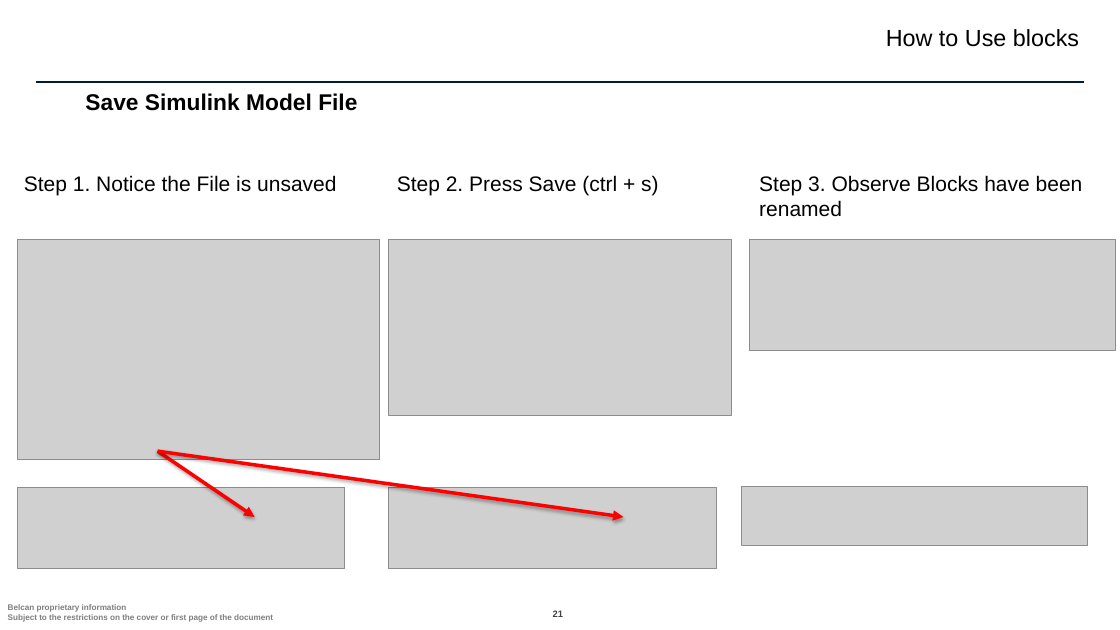
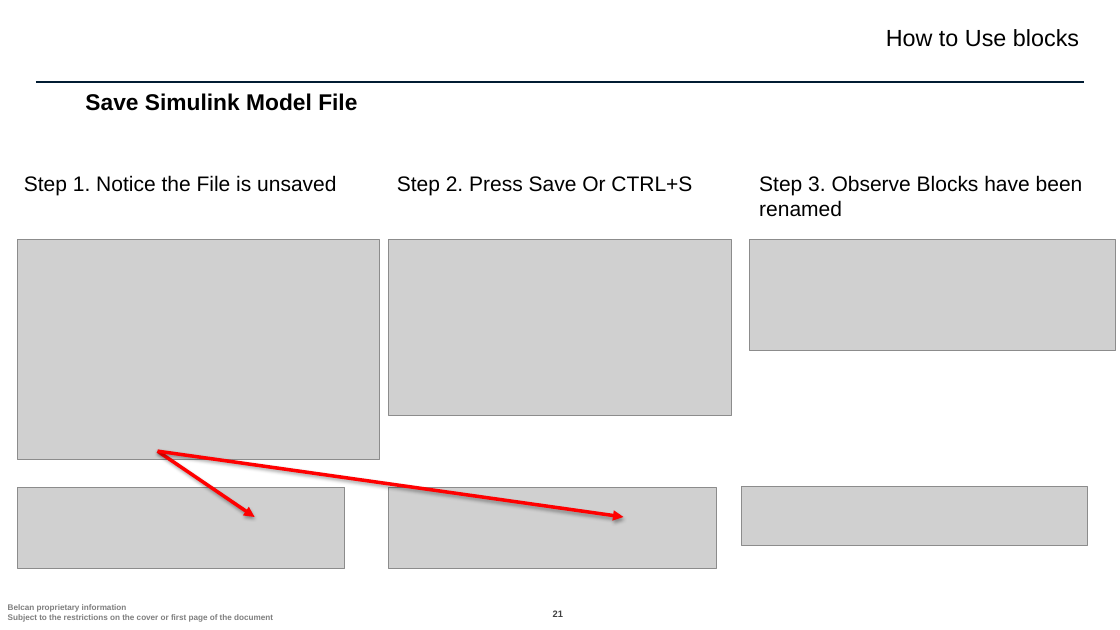
Before and after one commit to ntylerbelcan/aviation-controls-simulink-training-Belcan, a slide deck: slide 21 of ch01/Chapter 1 - Belcan.pptx. Drawn at 1120x630 pixels with LibreOffice and Linux fonts; fonts in the diff are those of the drawing; grey boxes stand for pictures; background and template pictures are left out. Boxes give left, top, right and bottom in pixels: in the first picture for what was removed or moved away, otherwise in the second. Text is boxed around its words. In the diff, an @@ line names an element or a change of style, - is before the commit and + after.

```diff
--- a/ch01/Chapter 1 - Belcan.pptx
+++ b/ch01/Chapter 1 - Belcan.pptx
@@ text at (397, 176, 692, 195): text changed @@
-Step 2. Press Save (ctrl + s)
+Step 2. Press Save Or CTRL+S
```
Also in this commit, not shown: 1 other slide changed, 1 other file.
